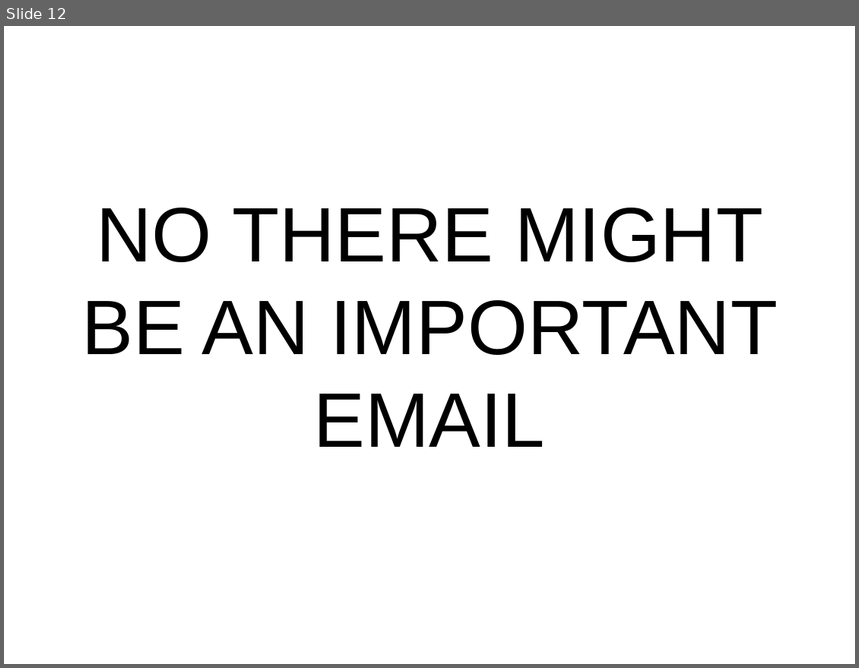
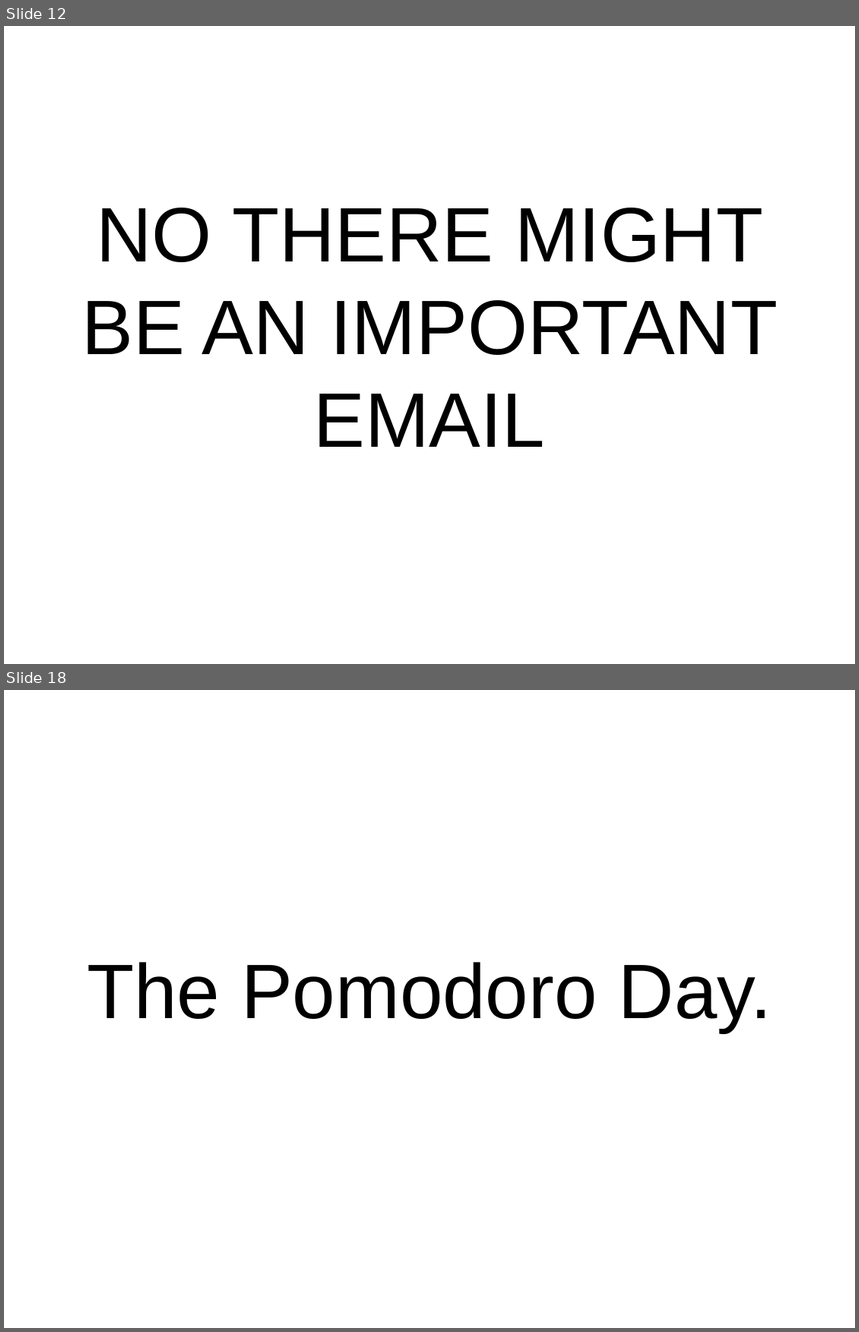
Before and after one commit to setitesuk/presentations, a slide deck: pomodoro_lightning_talk.odp. Shown one above the other, each under a label of ours: slide 12 before the commit, slides 12 and 18 after it; the slides between them are not shown. The pictures are 859x668 and 859x1332 pixels, drawn with LibreOffice and Linux fonts; fonts in the diff are those of the drawing. Boxes give left, top, right and bottom in pixels: in the first picture for what was removed or moved away, otherwise in the second. Text is boxed around its words. In the diff, an @@ line names an element or a change of style, - is before the commit and + after.

```diff
--- a/pomodoro_lightning_talk.odp
+++ b/pomodoro_lightning_talk.odp
@@ slide 18 added at [4,690,855,1328], background #FFFFFF @@
@@ subtitle added at [87,962,772,1033], 72 pt, text #000000 @@
+The Pomodoro Day.
```
Also in this commit, not shown: 1 slide changed, 12 other slides added.
